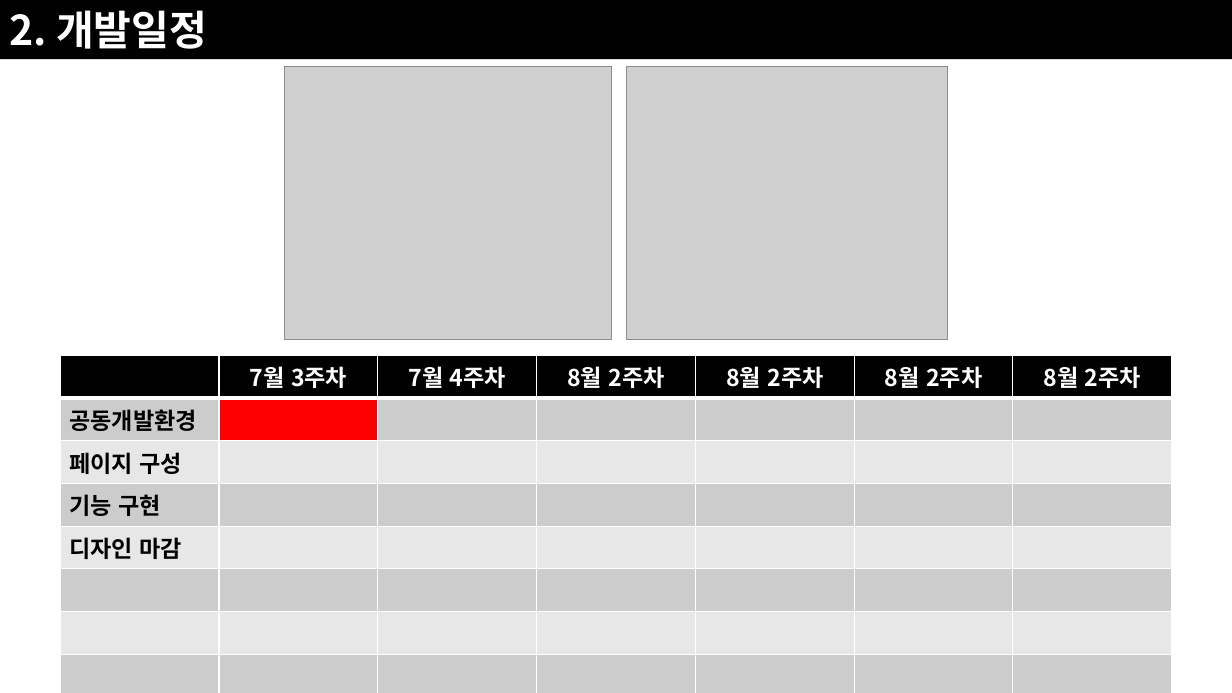
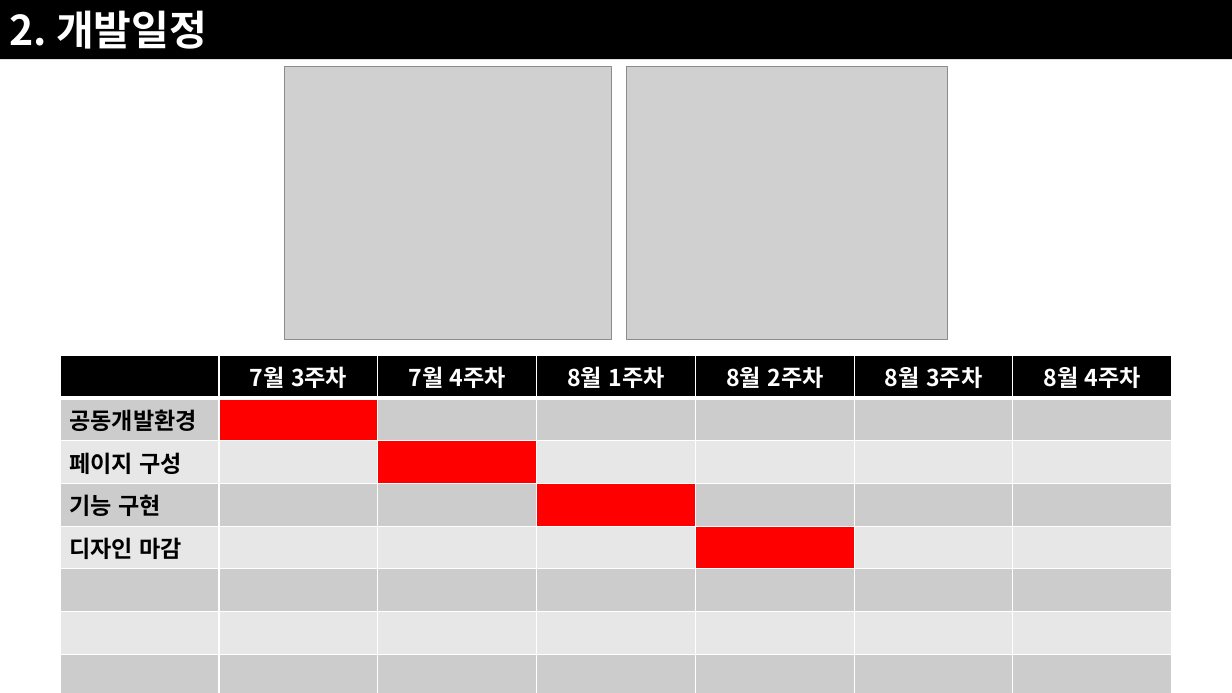
Before and after one commit to JoSihun/CGVR_Lab, a slide deck: slide 2 of documents/01_프로젝트_개발계획.pptx. Drawn at 1232x693 pixels with LibreOffice and Linux fonts; fonts in the diff are those of the drawing; grey boxes stand for pictures. Boxes give left, top, right and bottom in pixels: in the first picture for what was removed or moved away, otherwise in the second. Text is boxed around its words. In the diff, an @@ line names an element or a change of style, - is before the commit and + after.

```diff
--- a/documents/01_프로젝트_개발계획.pptx
+++ b/documents/01_프로젝트_개발계획.pptx
@@ table at (60, 356, 1173, 655) @@
-row 1:  | 7월 3주차 | 7월 4주차 | 8월 2주차 | 8월 2주차 | 8월 2주차 | 8월 2주차
+row 1:  | 7월 3주차 | 7월 4주차 | 8월 1주차 | 8월 2주차 | 8월 3주차 | 8월 4주차
@@ fill #E7E7E7 to #FF0000 in 2 cells @@
@@ fill #CCCCCC to #FF0000 in row 4, column 4 @@
```
Also in this commit, not shown: 21 other slides changed, 24 slides added, 4 slides removed, 4 other files.
